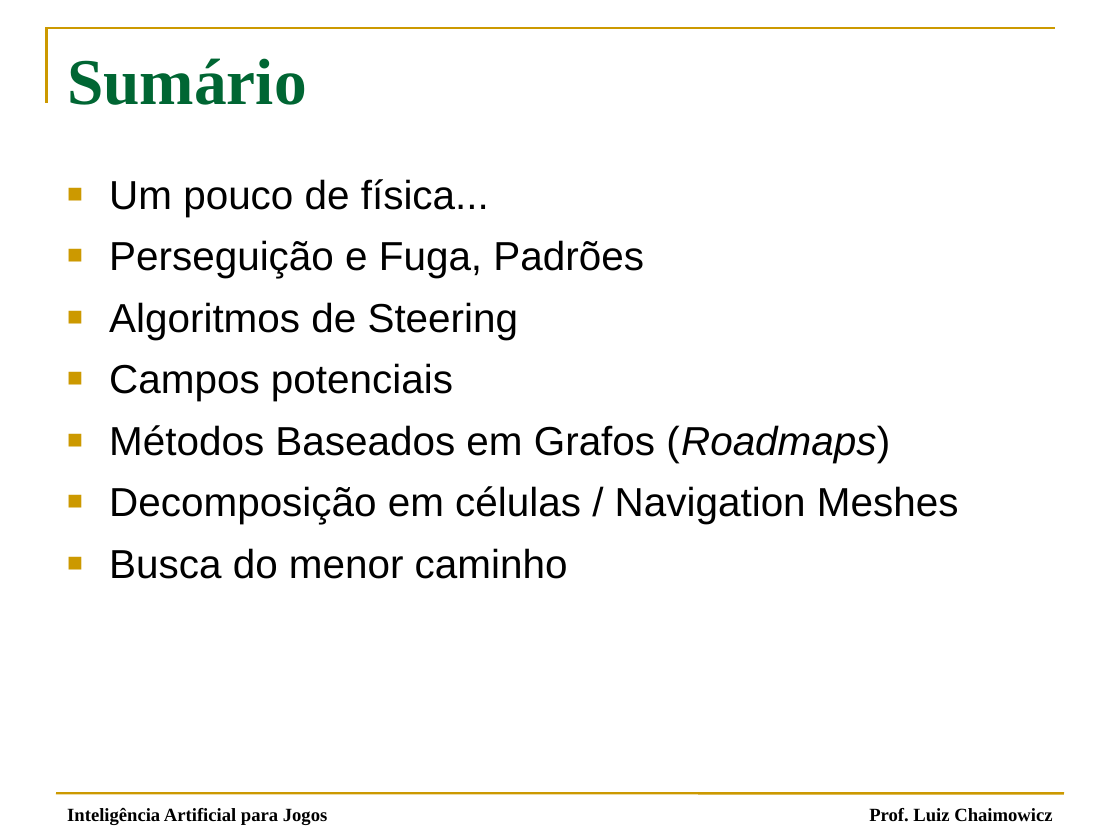
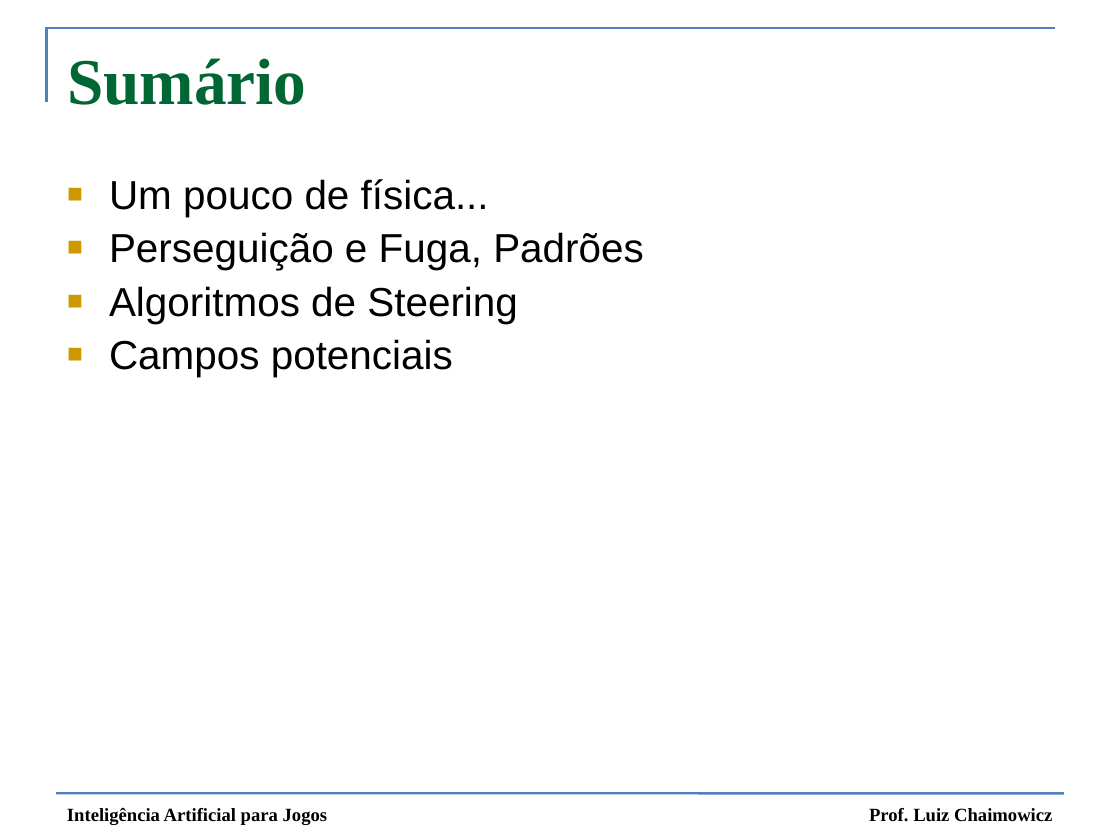
Before and after one commit to fegemo/cefet-games, a slide deck: slide 6 of attachments/IA 03 - Movimentação Simples.pptx. Drawn at 1120x840 pixels with LibreOffice and Linux fonts; fonts in the diff are those of the drawing. Boxes give left, top, right and bottom in pixels: in the first picture for what was removed or moved away, otherwise in the second. Text is boxed around its words. In the diff, an @@ line names an element or a change of style, - is before the commit and + after.

```diff
--- a/attachments/IA 03 - Movimentação Simples.pptx
+++ b/attachments/IA 03 - Movimentação Simples.pptx
@@ freeform shape at [47, 28, 1055, 103]: outline #CC9900 1.5 pt to #4F81BD 1.5 pt @@
@@ text "Um pouco de física..." at [109, 179, 644, 377]: indent changed; less space between paragraphs @@
@@ text at [109, 425, 959, 579]: paragraphs removed @@
-■ Métodos Baseados em Grafos (Roadmaps)
-■ Decomposição em células / Navigation Meshes
-■ Busca do menor caminho
@@ text "Inteligência Artificial para Jogos" at [67, 808, 328, 825]: bold on @@
@@ line (56, 793) - (1064, 793): stroke #CC9900 1.5 pt to #4F81BD 1.5 pt @@
```
Also in this commit, not shown: 43 other slides changed, 42 slides removed, 2 other files.
